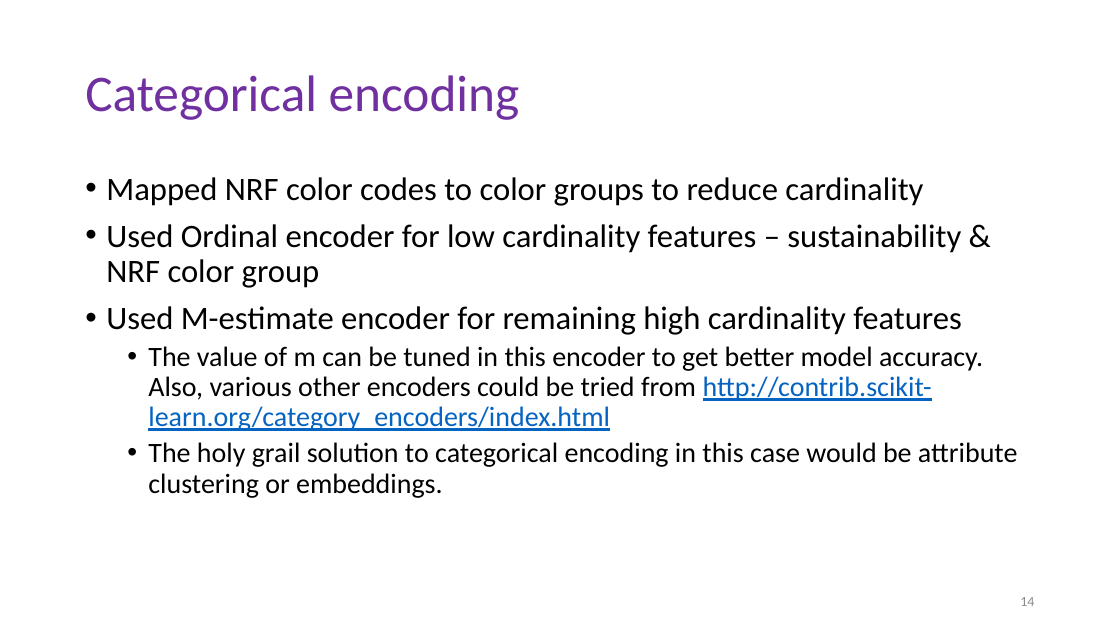
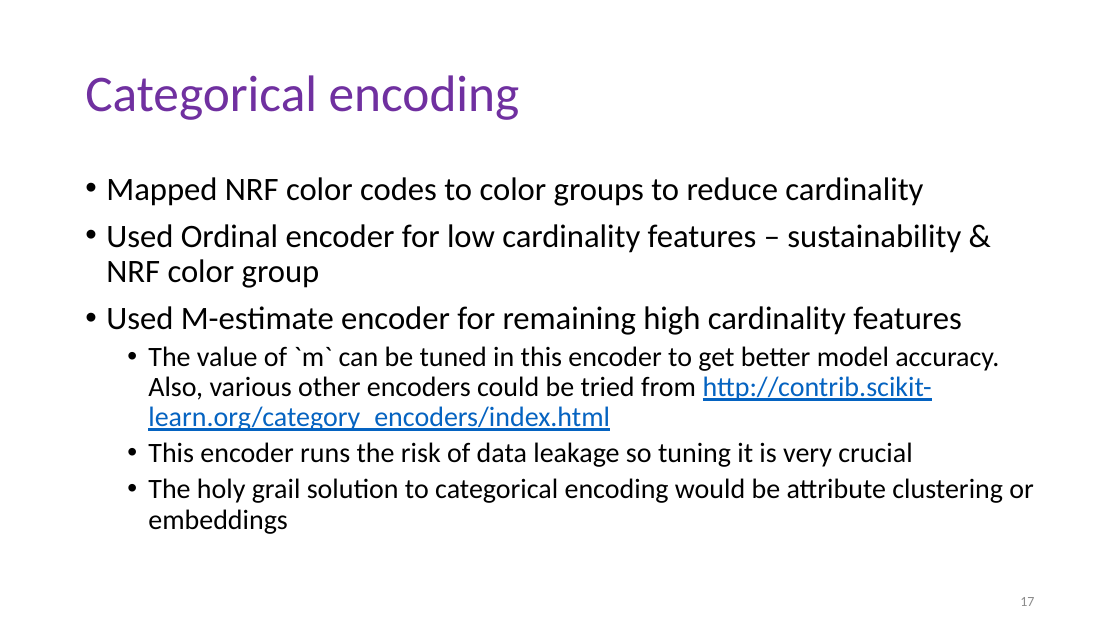
Before and after one commit to garima26/thebrand, a slide deck: slide 17 of The Brand.pptx (slide 14 before the commit). Drawn at 1120x630 pixels with LibreOffice and Linux fonts; fonts in the diff are those of the drawing. Boxes give left, top, right and bottom in pixels: in the first picture for what was removed or moved away, otherwise in the second. Text is boxed around its words. In the diff, an @@ line names an element or a change of style, - is before the commit and + after.

```diff
--- a/The Brand.pptx
+++ b/The Brand.pptx
@@ text at (148,346,1034,534): text changed @@
-  • The value of m can be tuned in this encoder to get better model accuracy. Also, various other encoders could be tried from http://contrib.scikit-learn.org/category_encoders/index.html
-  • The holy grail solution to categorical encoding in this case would be attribute clustering or embeddings.
+  • The value of `m` can be tuned in this encoder to get better model accuracy. Also, various other encoders could be tried from http://contrib.scikit-learn.org/category_encoders/index.html
+  • This encoder runs the risk of data leakage so tuning it is very crucial
+  • The holy grail solution to categorical encoding would be attribute clustering or embeddings
@@ page number at (1020,597,1034,606): text changed @@
-14
+17
```
Also in this commit, not shown: 11 other slides changed, 3 slides added, 1 other file.
